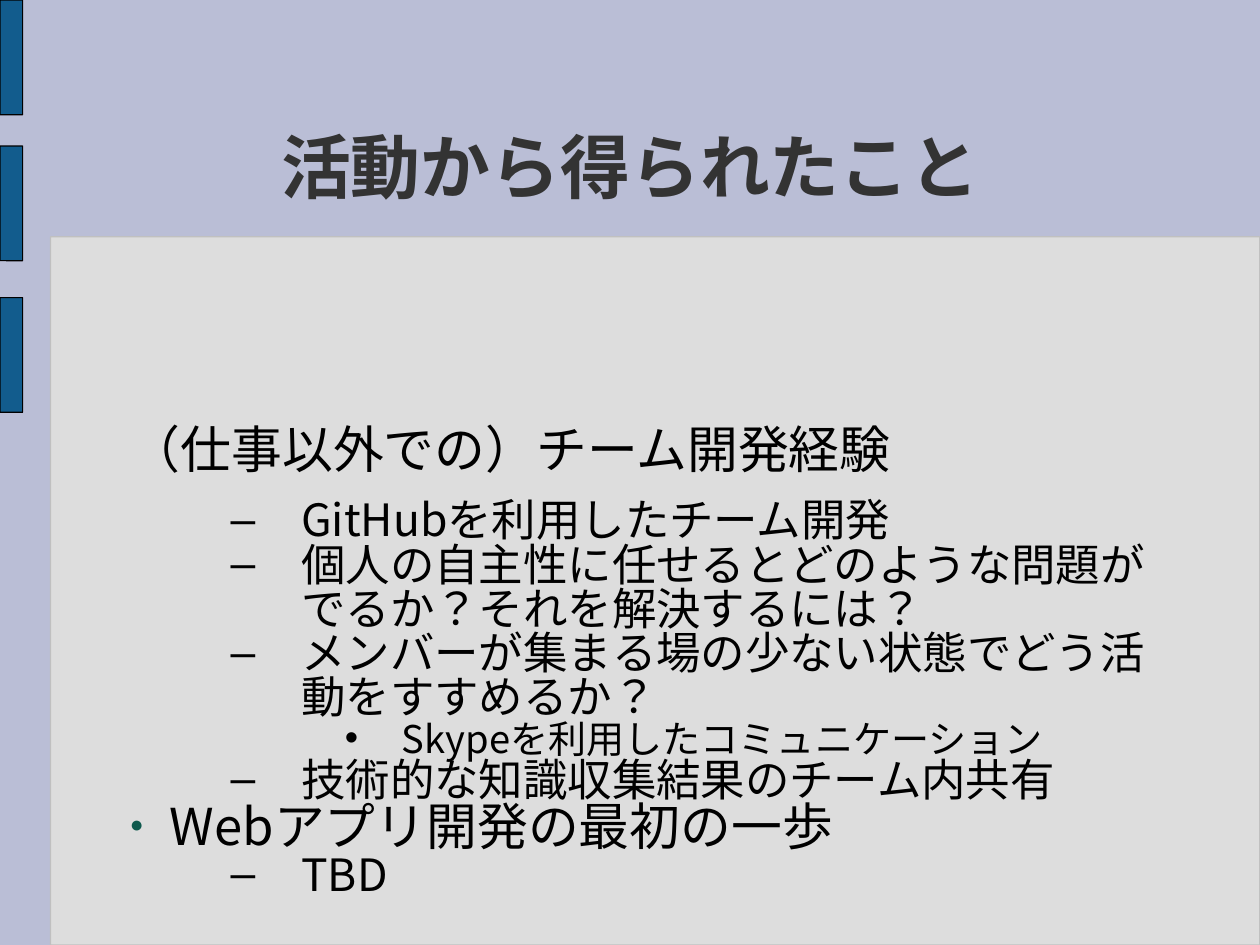
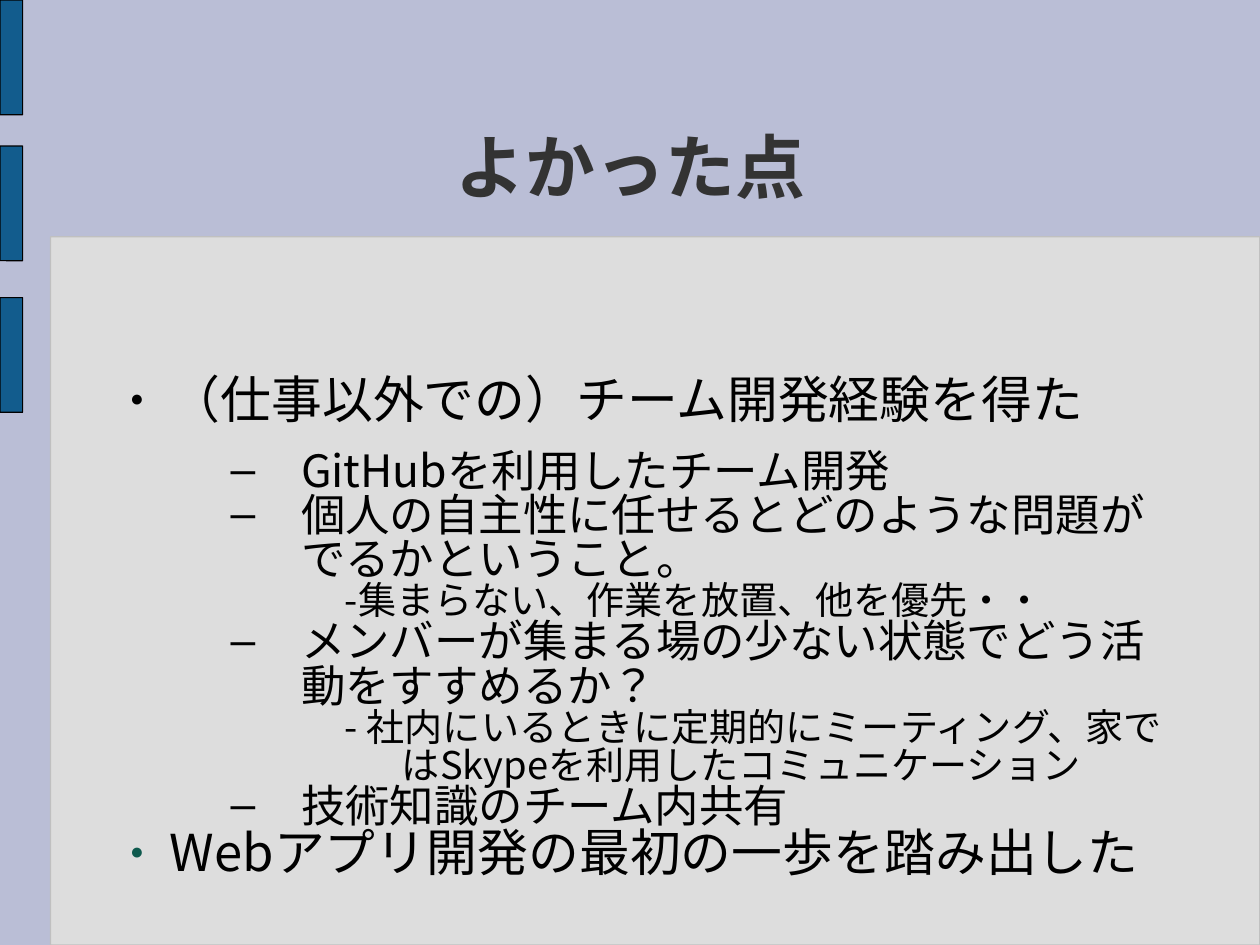
Before and after one commit to sec-d04/RTMWeb, a slide deck: slide 13 of Document/Presentation/RTMWeb_ResearchPresentation.ppt (slide 12 before the commit). Drawn at 1260x945 pixels with LibreOffice and Linux fonts; fonts in the diff are those of the drawing. Boxes give left, top, right and bottom in pixels: in the first picture for what was removed or moved away, otherwise in the second. Text is boxed around its words. In the diff, an @@ line names an element or a change of style, - is before the commit and + after.

Commit message:
成果発表資料全体大修正　一応完成版のつもり
・発表の流れをシンプルにし、それにあわせ全体を再構成した。
・「おさらい」のRTMの説明を削除した。
・今後を修正した。
・OpenHRIにあったRTM+WEBの説明を追加した。
・意見のまとまってない点を記載した。
・新提案を追加した。

```diff
--- a/Document/Presentation/RTMWeb_ResearchPresentation.ppt
+++ b/Document/Presentation/RTMWeb_ResearchPresentation.ppt
@@ title at box(456, 133, 805, 199): text changed @@
-活動から得られたこと
+よかった点
@@ text "（仕事以外での）チーム開発経験を得た": place and size @@
-text "（仕事以外での）チーム開発経験を得た" at box(130, 424, 1144, 859)
+text "（仕事以外での）チーム開発経験を得た" at box(170, 374, 1162, 876)
@@ text at box(170, 374, 1083, 423): text changed @@
-（仕事以外での）チーム開発経験
+● （仕事以外での）チーム開発経験を得た
@@ text at box(301, 486, 1144, 625): text changed @@
-  – 個人の自主性に任せるとどのような問題がでるか？それを解決するには？
+  – 個人の自主性に任せるとどのような問題がでるかということ。
+    -集まらない、作業を放置、他を優先・・
@@ text at box(170, 702, 1162, 876): text changed; size 28 to 24 pt @@
-    • Skypeを利用したコミュニケーション
-  – 技術的な知識収集結果のチーム内共有
-● Webアプリ開発の最初の一歩
-  – TBD
+    - 社内にいるときに定期的にミーティング、家ではSkypeを利用したコミュニケーション
+  – 技術知識のチーム内共有
+● Webアプリ開発の最初の一歩を踏み出した
```
Also in this commit, not shown: 10 other slides changed, 6 slides added, 4 slides removed.
